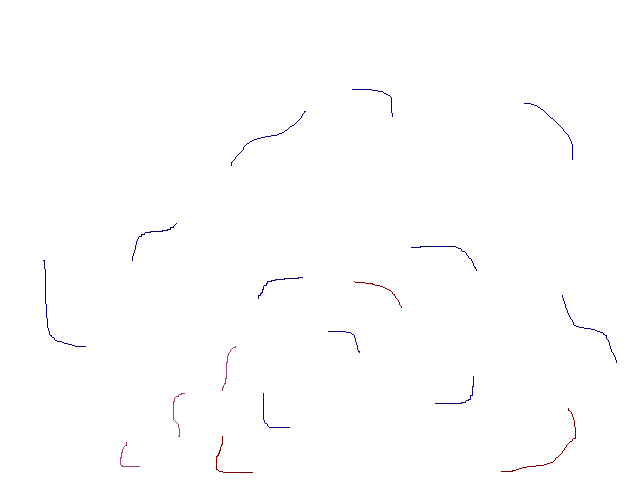
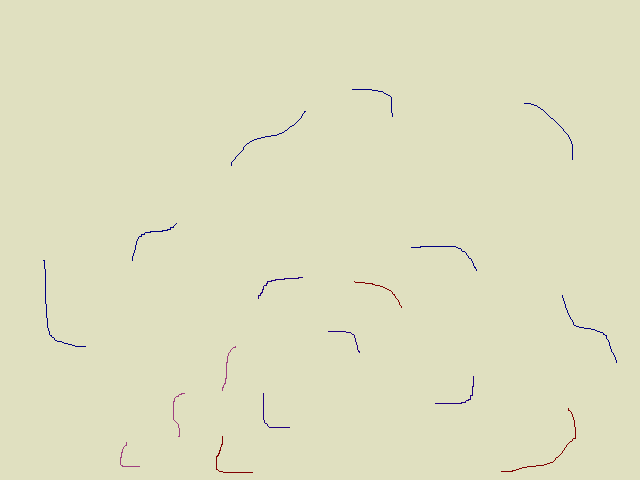
Revision of a layered (640, 480) image; what changed, layer by layer:
painted on "Background" over [0, 0, 640, 480]
painted on "8_randomLow.png" over [0, 0, 640, 480]
